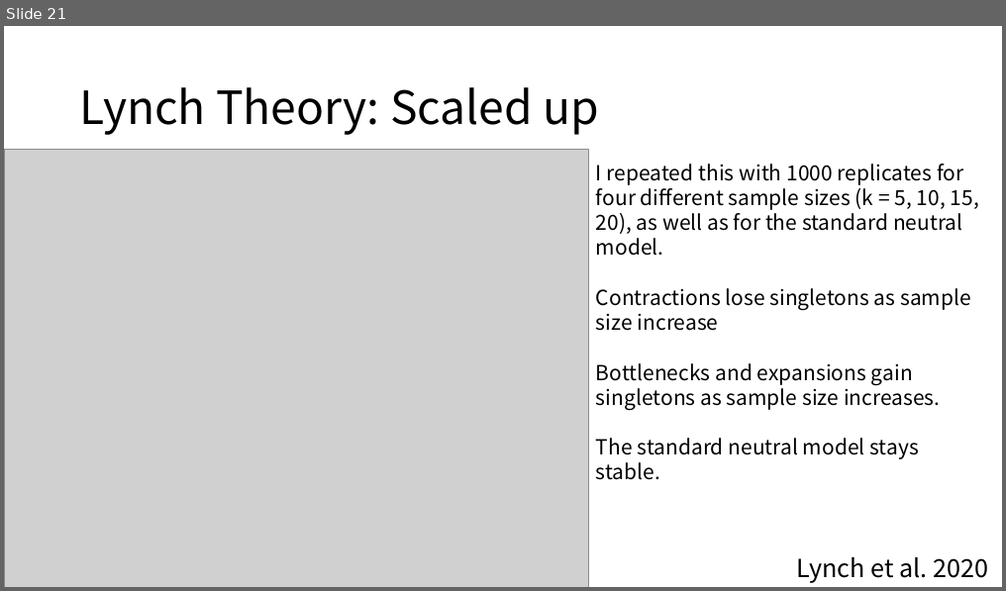
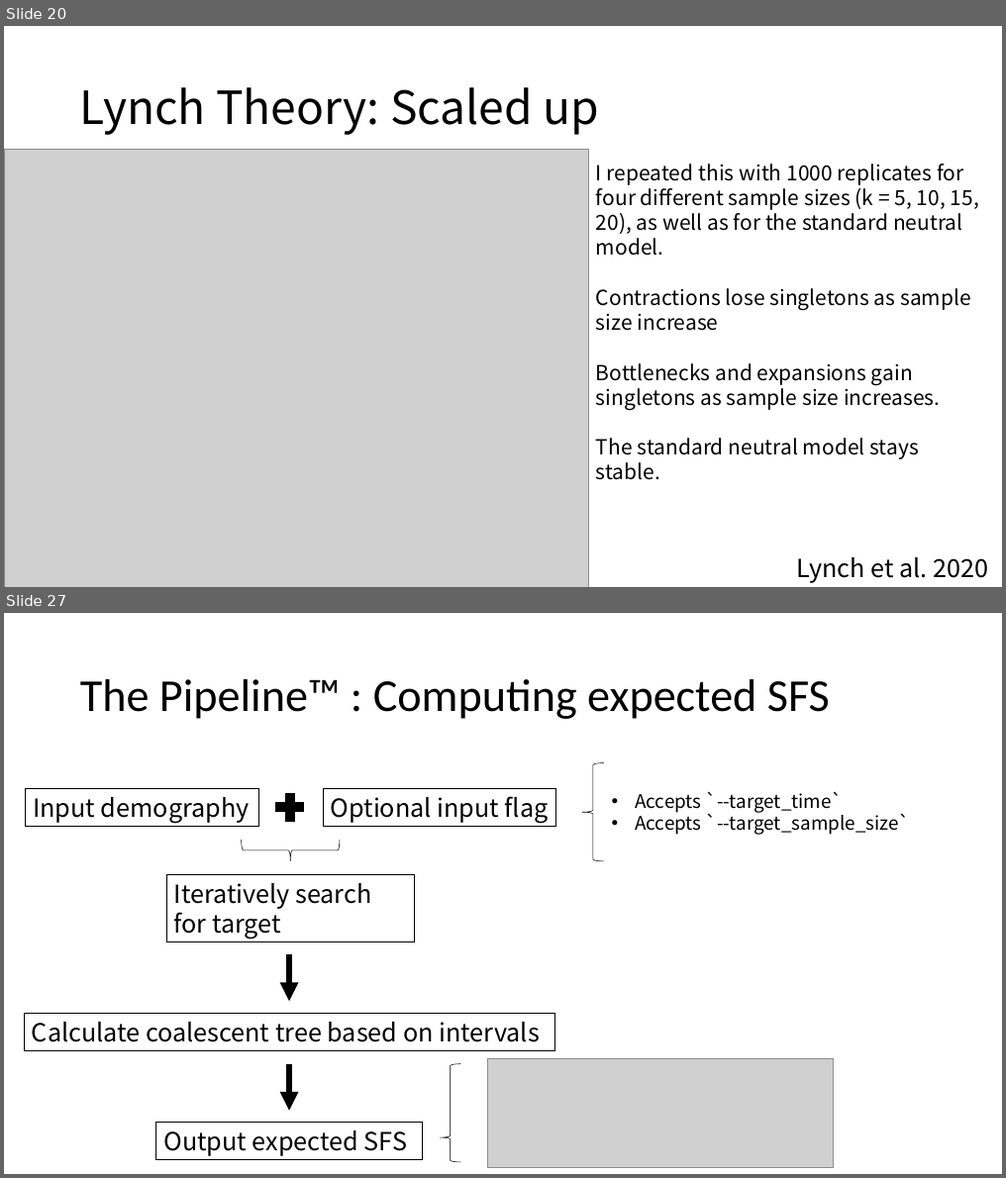
Before and after one commit to jon-mah/sample_size_demography, a slide deck: Summary/20250626_lab_meeting.pptx. Shown one above the other, each under a label of ours: slide 21 before the commit, slides 20 and 27 after it; the slides between them are not shown. The pictures are 1006x591 and 1006x1178 pixels, drawn with LibreOffice and Linux fonts; fonts in the diff are those of the drawing; grey boxes stand for pictures. Boxes give left, top, right and bottom in pixels: in the first picture for what was removed or moved away, otherwise in the second. Text is boxed around its words. In the diff, an @@ line names an element or a change of style, - is before the commit and + after.

```diff
--- a/Summary/20250626_lab_meeting.pptx
+++ b/Summary/20250626_lab_meeting.pptx
@@ slide 27 added at bbox=[4, 613, 1002, 1174], background #FFFFFF @@
@@ title added at bbox=[80, 679, 830, 719], 44 pt, text #000000 @@
+The Pipeline™ : Computing expected SFS
@@ rectangle added at bbox=[26, 788, 259, 826], outline #000000 0.75 pt, 24 pt, text #000000 @@
+Input demography
@@ plus sign added at bbox=[271, 788, 309, 826], fill #000000, outline #000000 1 pt @@
@@ rectangle added at bbox=[323, 788, 556, 826], outline #000000 0.75 pt, 24 pt, text #000000 @@
+Optional input flag
@@ left brace added at bbox=[582, 763, 604, 861], outline #000000 0.5 pt @@
@@ text added at bbox=[635, 792, 911, 835], 18 pt, text #000000 @@
+• Accepts `--target_time`
+• Accepts `--target_sample_size`
@@ left brace added at bbox=[242, 840, 340, 861], outline #000000 0.5 pt @@
@@ rectangle added at bbox=[166, 875, 414, 943], outline #000000 0.75 pt, 24 pt, text #000000 @@
+Iteratively search for target
@@ arrow added from (289, 956) to (289, 1001), #000000 6 pt @@
@@ rectangle added at bbox=[24, 1014, 555, 1051], outline #000000 0.75 pt, 24 pt, text #000000 @@
+Calculate coalescent tree based on intervals
@@ arrow added from (289, 1064) to (289, 1111), #000000 6 pt @@
@@ left brace added at bbox=[440, 1064, 460, 1162], outline #000000 0.5 pt @@
@@ picture added at bbox=[488, 1059, 834, 1167] @@
@@ rectangle added at bbox=[156, 1123, 423, 1160], outline #000000 0.75 pt, 24 pt, text #000000 @@
+Output expected SFS
@@ what was slide 21 is now slide 20 @@
```
Also in this commit, not shown: 5 slides changed, 35 other slides added, 2 slides removed, 5 other files.
